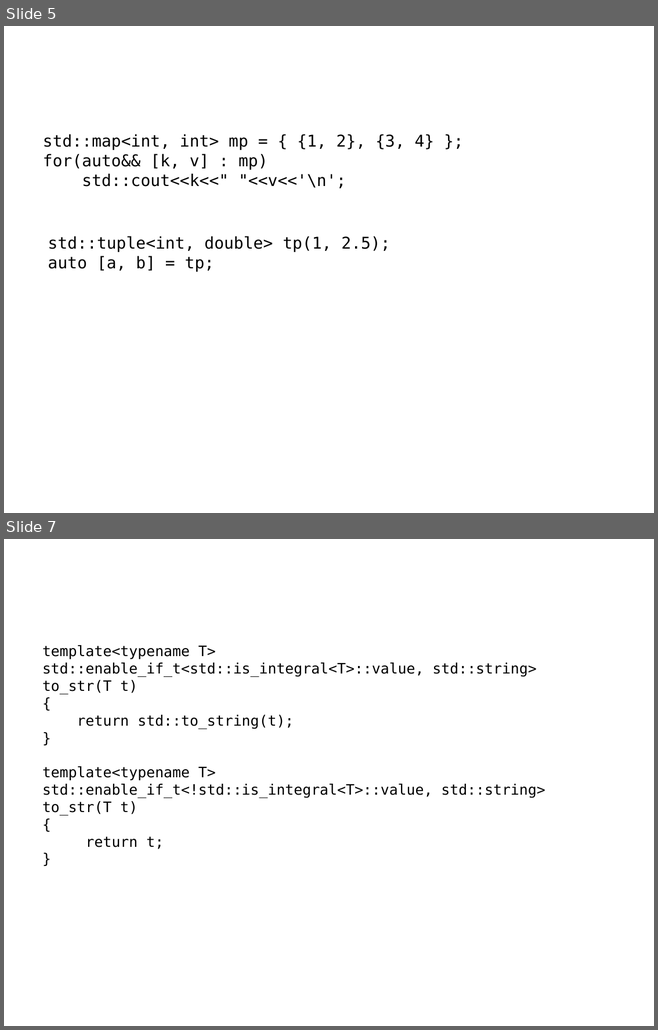
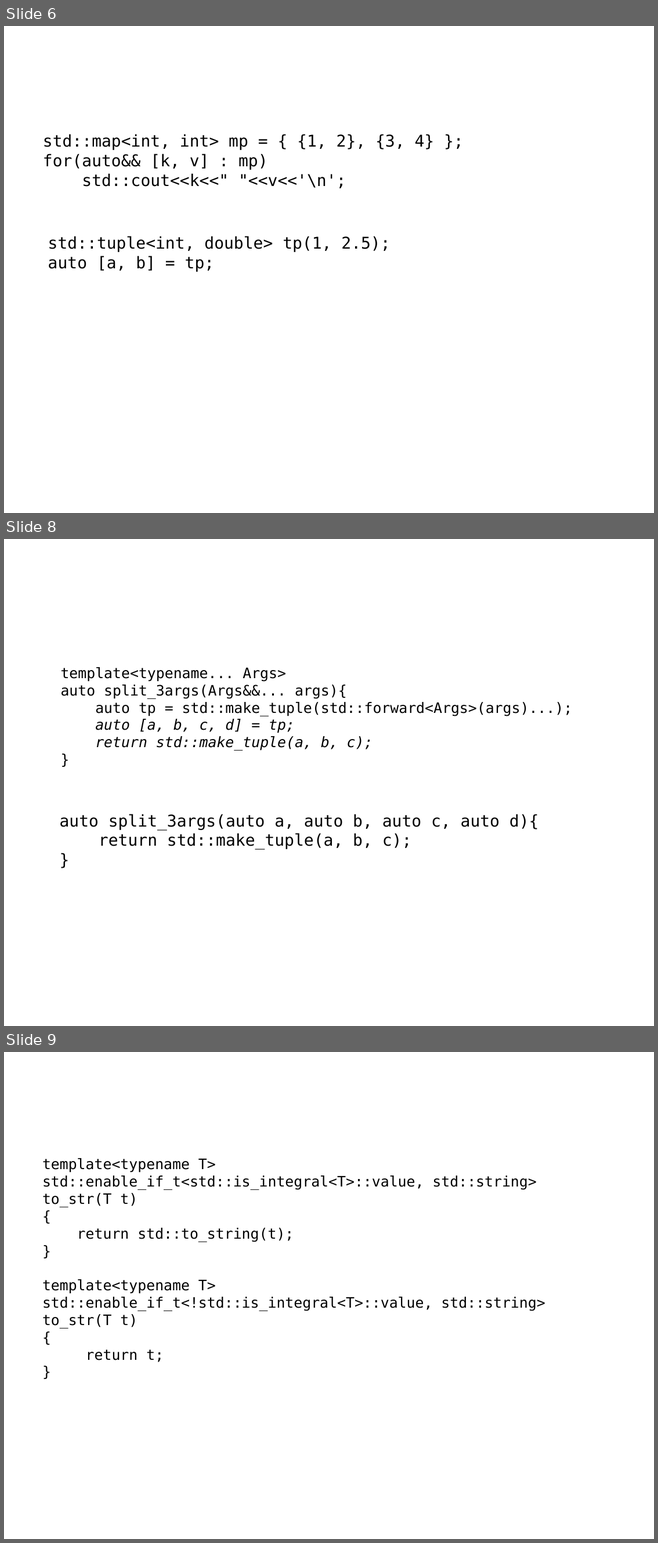
Before and after one commit to qicosmos/cppcon2017, a slide deck: CPP-Summit.pptx. Shown one above the other, each under a label of ours: slides 5 and 7 before the commit, slides 6, 8 and 9 after it; the slides between them are not shown. The pictures are 658x1030 and 658x1543 pixels, drawn with LibreOffice and Linux fonts; fonts in the diff are those of the drawing; background and template pictures are left out. Boxes give left, top, right and bottom in pixels: in the first picture for what was removed or moved away, otherwise in the second. Text is boxed around its words. In the diff, an @@ line names an element or a change of style, - is before the commit and + after.

```diff
--- a/CPP-Summit.pptx
+++ b/CPP-Summit.pptx
@@ slide 8 added at bbox=[4, 539, 654, 1026], background #FFFFFF @@
@@ text added at bbox=[23, 561, 489, 590], 24 pt, text #FFFFFF @@
+Variadic Template + Structured Binding
@@ text added at bbox=[61, 667, 572, 751], 16 pt, text #000000 @@
+template<typename... Args>
+auto split_3args(Args&&... args){
+auto tp = std::make_tuple(std::forward<Args>(args)...);
+auto [a, b, c, d] = tp;
+return std::make_tuple(a, b, c);
+}
@@ text added at bbox=[60, 814, 539, 850], 18 pt, text #000000 @@
+auto split_3args(auto a, auto b, auto c, auto d){
+return std::make_tuple(a, b, c);
+}
@@ what was slide 5 is now slide 6 @@
@@ what was slide 7 is now slide 9 @@
```
Also in this commit, not shown: 3 slides changed, 3 other slides added, 1 slide removed.
